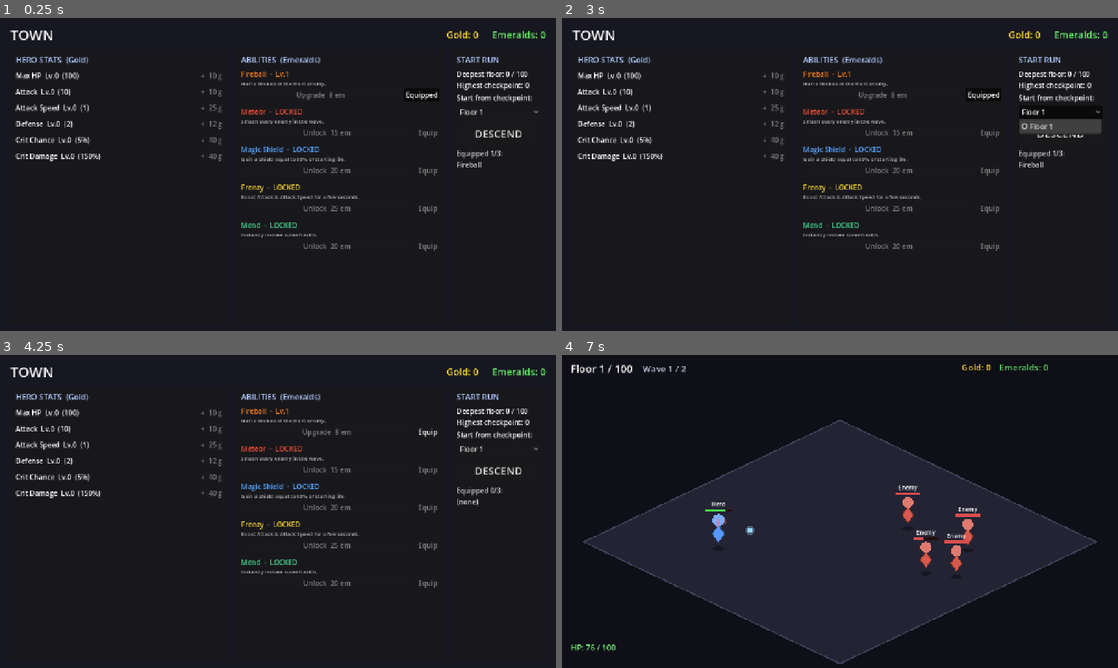
Above: before the commit, frames 1-4 (two rows, left to right).
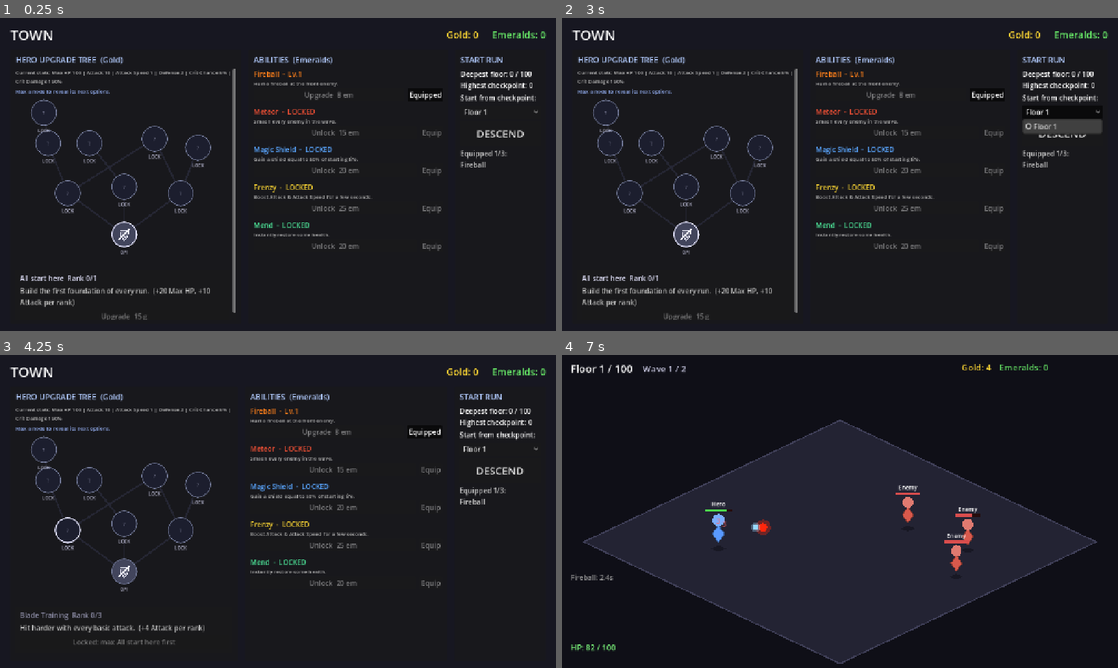
Above: after the commit, the same moments.

Repository: nalgorry/incremental_game
Game: Godot game, scene res://scenes/Main.tscn
The game is run twice, just before and just after one commit, with the same random seed, the same clock (stepped at 60 frames per second) and the same inputs.
Inputs (mouse positions are in pixels of both pictures, inside the frame that each line leads up to):
- Up to frame 1 (0.25 s): no input
- Up to frame 2 (3 s): click "Equipped" at 0.5 s; click "Equip" at 1.25 s; click (684, 233) at 2.02 s; click "Floor 1" at 2.75 s
- Up to frame 3 (4.25 s): click "Equipped" (after the commit: "?") at 3.5 s
- Up to frame 4 (7 s): click "DESCEND" at 4.25 s

The runs differ from the first frame. In frame 1, 7.1% of the frame differs, in the area x 2-97%, y 12-97%; in frame 2, 7.1%; in frame 3, 6.5%; in frame 4, 0.5%.

Commit message:
Add visual hero upgrade tree
Replace flat Gold stat upgrades with a visual limited-rank tree, support mixed-stat and special-effect nodes, and add Double Spell as a Quick Casting follow-up.

Co-authored-by: Cursor <cursoragent@cursor.com>

Diff:
--- a/scripts/Database.gd
+++ b/scripts/Database.gd
@@ -5,8 +5,7 @@
 
 # ---------------------------------------------------------------------------
 # HERO STATS
-# value(level)  = base + growth * level
-# cost(level)   = ceil(cost_base * cost_growth ^ level)   (Gold)
+# Base values plus any bonuses from the hero upgrade tree.
 # "percent" stats are displayed as XX% in the UI.
 # ---------------------------------------------------------------------------
 const STATS := {
@@ -45,6 +44,77 @@
 		"base": 1.5, "growth": 0.10,
 		"cost_base": 40, "cost_growth": 1.25,
 		"percent": true,
+	},
+}
+
+# ---------------------------------------------------------------------------
+# HERO UPGRADE TREE (Gold)
+# Nodes have limited ranks. A child appears only when every listed parent is
+# maxed. This keeps the Town UI data-driven as the tree grows.
+# ---------------------------------------------------------------------------
+const UPGRADE_TREE := {
+	"foundation": {
+		"name": "All start here", "order": 0, "tier": 0,
+		"desc": "Build the first foundation of every run.",
+		"bonuses": {"max_hp": 20.0, "attack": 10.0},
+		"max_ranks": 1, "cost_base": 15, "cost_growth": 1.35,
+		"parents": [],
+	},
+	"blade_training": {
+		"name": "Blade Training", "order": 10, "tier": 1,
+		"desc": "Hit harder with every basic attack.",
+		"stat": "attack", "bonus_per_rank": 4.0,
+		"max_ranks": 3, "cost_base": 35, "cost_growth": 1.4,
+		"parents": ["foundation"],
+	},
+	"iron_skin": {
+		"name": "Iron Skin", "order": 11, "tier": 1,
+		"desc": "Reduce incoming damage.",
+		"stat": "defense", "bonus_per_rank": 1.5,
+		"max_ranks": 3, "cost_base": 30, "cost_growth": 1.4,
+		"parents": ["foundation"],
+	},
+	"quick_casting": {
+		"name": "Quick Casting", "order": 12, "tier": 1,
+		"desc": "Attack faster while abilities cycle.",
+		"stat": "attack_speed", "bonus_per_rank": 0.08,
+		"max_ranks": 2, "cost_base": 45, "cost_growth": 1.45,
+		"parents": ["foundation"],
+	},
+	"double_spell": {
+		"name": "Double Spell", "order": 13, "tier": 2,
+		"desc": "Abilities can immediately cast a second time.",
+		"chance_by_rank": [0.10, 0.15, 0.25],
+		"max_ranks": 3, "cost_base": 95, "cost_growth": 1.55,
+		"parents": ["quick_casting"],
+	},
+	"vital_reserves": {
+		"name": "Vital Reserves", "order": 20, "tier": 2,
+		"desc": "A deeper health pool for long runs.",
+		"stat": "max_hp", "bonus_per_rank": 45.0,
+		"max_ranks": 3, "cost_base": 90, "cost_growth": 1.5,
+		"parents": ["iron_skin"],
+	},
+	"precise_strikes": {
+		"name": "Precise Strikes", "order": 21, "tier": 2,
+		"desc": "Improve critical hit chance.",
+		"stat": "crit_chance", "bonus_per_rank": 0.02,
+		"max_ranks": 3, "cost_base": 110, "cost_growth": 1.55,
+		"parents": ["blade_training"],
+	},
+	"crushing_criticals": {
+		"name": "Crushing Criticals", "order": 30, "tier": 3,
+		"desc": "Critical hits deal more damage.",
+		"stat": "crit_damage", "bonus_per_rank": 0.15,
+		"max_ranks": 3, "cost_base": 220, "cost_growth": 1.6,
+		"parents": ["precise_strikes"],
+	},
+	"battle_rhythm": {
+		"name": "Battle Rhythm", "order": 31, "tier": 3,
+		"desc": "Blend speed and power.",
+		"stat": "attack_speed", "bonus_per_rank": 0.12,
+		"max_ranks": 2, "cost_base": 240, "cost_growth": 1.65,
+		"parents": ["quick_casting", "blade_training"],
 	},
 }
 
@@ -126,6 +196,10 @@
 static func stat_cost(id: String, level: int) -> int:
 	var d: Dictionary = STATS[id]
 	return int(ceil(d.cost_base * pow(d.cost_growth, level)))
+
+static func upgrade_node_cost(id: String, rank: int) -> int:
+	var d: Dictionary = UPGRADE_TREE[id]
+	return int(ceil(d.cost_base * pow(d.cost_growth, rank)))
 
 static func format_stat(id: String, value: float) -> String:
 	var d: Dictionary = STATS[id]
--- a/scripts/Dungeon.gd
+++ b/scripts/Dungeon.gd
@@ -292,7 +292,16 @@
 		ab.timer += delta
 		if ab.timer >= ab.cooldown:
 			if _try_cast(ab):
+				_try_double_spell(ab)
 				ab.timer = 0.0
+
+
+func _try_double_spell(ab: Dictionary) -> void:
+	var chance := GameState.double_spell_chance()
+	if chance <= 0.0 or randf() >= chance:
+		return
+	if _try_cast(ab):
+		_spawn_text(hero.position + Vector2(0, -70), "Double Spell!", Color(0.65, 0.85, 1.0), true)
 
 
 func _try_cast(ab: Dictionary) -> bool:
--- a/scripts/GameState.gd
+++ b/scripts/GameState.gd
@@ -11,8 +11,11 @@
 var gold: int = 0
 var emeralds: int = 0
 
-# stat_id -> level (int). Missing key == level 0.
+# Legacy flat stat upgrades from older saves. New purchases use upgrade_node_ranks.
 var stat_levels: Dictionary = {}
+
+# upgrade_node_id -> rank (int). Missing key == rank 0.
+var upgrade_node_ranks: Dictionary = {}
 
 # ability_id -> level (int >= 1). Presence of key == unlocked.
 var ability_levels: Dictionary = {}
@@ -47,7 +50,17 @@
 	return int(stat_levels.get(id, 0))
 
 func get_stat_value(id: String) -> float:
-	return Database.stat_value(id, get_stat_level(id))
+	var value := Database.stat_value(id, get_stat_level(id))
+	for node_id in Database.UPGRADE_TREE.keys():
+		var node: Dictionary = Database.UPGRADE_TREE[node_id]
+		var rank := float(get_upgrade_node_rank(node_id))
+		if node.has("bonuses"):
+			var bonuses: Dictionary = node.bonuses
+			if bonuses.has(id):
+				value += float(bonuses[id]) * rank
+		elif node.has("stat") and String(node.stat) == id:
+			value += float(node.bonus_per_rank) * rank
+	return value
 
 func stat_upgrade_cost(id: String) -> int:
 	return Database.stat_cost(id, get_stat_level(id))
@@ -64,6 +77,47 @@
 	currencies_changed.emit()
 	save_game()
 	return true
+
+func get_upgrade_node_rank(id: String) -> int:
+	return int(upgrade_node_ranks.get(id, 0))
+
+func is_upgrade_node_complete(id: String) -> bool:
+	var node: Dictionary = Database.UPGRADE_TREE[id]
+	return get_upgrade_node_rank(id) >= int(node.max_ranks)
+
+func is_upgrade_node_visible(id: String) -> bool:
+	var node: Dictionary = Database.UPGRADE_TREE[id]
+	for parent_id in node.parents:
+		if not is_upgrade_node_complete(String(parent_id)):
+			return false
+	return true
+
+func upgrade_node_cost(id: String) -> int:
+	return Database.upgrade_node_cost(id, get_upgrade_node_rank(id))
+
+func can_upgrade_node(id: String) -> bool:
+	if not is_upgrade_node_visible(id) or is_upgrade_node_complete(id):
+		return false
+	return gold >= upgrade_node_cost(id)
+
+func upgrade_tree_node(id: String) -> bool:
+	if not can_upgrade_node(id):
+		return false
+	var cost := upgrade_node_cost(id)
+	gold -= cost
+	upgrade_node_ranks[id] = get_upgrade_node_rank(id) + 1
+	currencies_changed.emit()
+	save_game()
+	return true
+
+func double_spell_chance() -> float:
+	var rank := get_upgrade_node_rank("double_spell")
+	if rank <= 0:
+		return 0.0
+	var node: Dictionary = Database.UPGRADE_TREE["double_spell"]
+	var chances: Array = node["chance_by_rank"]
+	var index := clampi(rank, 1, chances.size()) - 1
+	return float(chances[index])
 
 
 # --- Abilities -------------------------------------------------------------
@@ -137,6 +191,7 @@
 		"gold": gold,
 		"emeralds": emeralds,
 		"stat_levels": stat_levels,
+		"upgrade_node_ranks": upgrade_node_ranks,
 		"ability_levels": ability_levels,
 		"equipped": equipped,
 		"highest_checkpoint": highest_checkpoint,
@@ -169,6 +224,7 @@
 	gold = int(data.get("gold", 0))
 	emeralds = int(data.get("emeralds", 0))
 	stat_levels = data.get("stat_levels", {})
+	upgrade_node_ranks = data.get("upgrade_node_ranks", {})
 	ability_levels = data.get("ability_levels", {})
 	equipped = []
 	for a in data.get("equipped", []):
@@ -182,6 +238,7 @@
 	gold = 0
 	emeralds = 0
 	stat_levels = {}
+	upgrade_node_ranks = {}
 	ability_levels = {}
 	equipped = []
 	highest_checkpoint = 0
--- a/scripts/Town.gd
+++ b/scripts/Town.gd
@@ -11,6 +11,7 @@
 var _equipped_label: Label
 var _checkpoint_option: OptionButton
 var _progress_label: Label
+var _selected_upgrade_node: String = "foundation"
 
 
 func _ready() -> void:
@@ -72,7 +73,7 @@
 	columns.add_theme_constant_override("separation", 16)
 	root.add_child(columns)
 
-	_stats_list = _make_column(columns, "HERO STATS  (Gold)", 0.42)
+	_stats_list = _make_column(columns, "HERO UPGRADE TREE  (Gold)", 0.42)
 	_abilities_list = _make_column(columns, "ABILITIES  (Emeralds)", 0.40)
 	var run_col := _make_column(columns, "START RUN", 0.18)
 	_build_run_column(run_col)
@@ -155,29 +156,298 @@
 func _rebuild_stats() -> void:
 	for c in _stats_list.get_children():
 		c.queue_free()
+
+	var summary := Label.new()
+	summary.text = "Current stats: %s" % _current_stats_text()
+	summary.autowrap_mode = TextServer.AUTOWRAP_WORD_SMART
+	summary.add_theme_font_size_override("font_size", 12)
+	summary.add_theme_color_override("font_color", Color(0.75, 0.75, 0.75))
+	_stats_list.add_child(summary)
+
+	var hint := Label.new()
+	hint.text = "Max a node to reveal its next options."
+	hint.add_theme_font_size_override("font_size", 12)
+	hint.add_theme_color_override("font_color", Color(0.55, 0.65, 0.9))
+	_stats_list.add_child(hint)
+
+	var graph := Control.new()
+	graph.custom_minimum_size = Vector2(500, 390)
+	graph.size_flags_horizontal = Control.SIZE_EXPAND_FILL
+	_stats_list.add_child(graph)
+	_build_upgrade_tree_graph(graph)
+	_build_upgrade_node_details()
+
+
+func _build_upgrade_tree_graph(graph: Control) -> void:
+	var positions := _upgrade_node_positions()
+	var ids := Database.UPGRADE_TREE.keys()
+	ids.sort_custom(func(a, b): return Database.UPGRADE_TREE[a].order < Database.UPGRADE_TREE[b].order)
+
+	# Draw parent links first so circular node buttons sit above them.
+	for id in ids:
+		var node: Dictionary = Database.UPGRADE_TREE[id]
+		for parent_id in node.parents:
+			var parent := String(parent_id)
+			var line := Line2D.new()
+			line.points = PackedVector2Array([positions[parent], positions[id]])
+			line.width = 4.0
+			line.default_color = _node_link_color(parent, id)
+			graph.add_child(line)
+
+	for id in ids:
+		var d: Dictionary = Database.UPGRADE_TREE[id]
+		var visible: bool = GameState.is_upgrade_node_visible(id)
+		var complete: bool = GameState.is_upgrade_node_complete(id)
+		var selected: bool = String(id) == _selected_upgrade_node
+		var btn := Button.new()
+		btn.text = _node_short_label(id) if visible else "?"
+		btn.position = positions[id] - Vector2(30, 30)
+		btn.size = Vector2(60, 60)
+		btn.tooltip_text = d.name
+		btn.add_theme_font_size_override("font_size", 12)
+		btn.add_theme_stylebox_override("normal", _node_style(_node_color(id), selected))
+		btn.add_theme_stylebox_override("hover", _node_style(_node_color(id).lightened(0.15), true))
+		btn.add_theme_stylebox_override("pressed", _node_style(_node_color(id).darkened(0.1), true))
+		btn.add_theme_color_override("font_color", Color(0.95, 0.95, 1.0) if visible else Color(0.45, 0.45, 0.55))
+		btn.pressed.connect(func(): _select_upgrade_node(id))
+		graph.add_child(btn)
+		_add_upgrade_node_icon(graph, id, positions[id], visible)
+
+		var rank_label := Label.new()
+		rank_label.text = "%d/%d" % [GameState.get_upgrade_node_rank(id), int(d.max_ranks)] if visible else "LOCK"
+		rank_label.horizontal_alignment = HORIZONTAL_ALIGNMENT_CENTER
+		rank_label.add_theme_font_size_override("font_size", 10)
+		rank_label.add_theme_color_override("font_color", Color(0.6, 0.95, 0.6) if complete else Color(0.75, 0.75, 0.85))
+		rank_label.position = positions[id] + Vector2(-32, 34)
+		rank_label.size = Vector2(64, 16)
+		graph.add_child(rank_label)
+
+
+func _build_upgrade_node_details() -> void:
+	if not Database.UPGRADE_TREE.has(_selected_upgrade_node):
+		_selected_upgrade_node = "foundation"
+	var id := _selected_upgrade_node
+	var d: Dictionary = Database.UPGRADE_TREE[id]
+	var visible := GameState.is_upgrade_node_visible(id)
+	var rank := GameState.get_upgrade_node_rank(id)
+	var max_ranks := int(d.max_ranks)
+
+	var panel := PanelContainer.new()
+	_stats_list.add_child(panel)
+
+	var margin := MarginContainer.new()
+	margin.add_theme_constant_override("margin_left", 10)
+	margin.add_theme_constant_override("margin_right", 10)
+	margin.add_theme_constant_override("margin_top", 8)
+	margin.add_theme_constant_override("margin_bottom", 8)
+	panel.add_child(margin)
+
+	var box := VBoxContainer.new()
+	box.add_theme_constant_override("separation", 6)
+	margin.add_child(box)
+
+	var title := Label.new()
+	title.text = "%s  Rank %d/%d" % [d.name, rank, max_ranks]
+	title.add_theme_font_size_override("font_size", 16)
+	title.add_theme_color_override("font_color", Color(0.9, 0.9, 1.0) if visible else Color(0.55, 0.55, 0.65))
+	box.add_child(title)
+
+	var desc := Label.new()
+	desc.text = d.desc + "  " + _node_bonus_text(id)
+	desc.autowrap_mode = TextServer.AUTOWRAP_WORD_SMART
+	desc.add_theme_color_override("font_color", Color(0.75, 0.75, 0.75))
+	box.add_child(desc)
+
+	var btn := Button.new()
+	if not visible:
+		btn.text = "Locked: max %s first" % _required_parent_names(id)
+		btn.disabled = true
+	elif GameState.is_upgrade_node_complete(id):
+		btn.text = "Complete"
+		btn.disabled = true
+	else:
+		btn.text = "Upgrade  %d g" % GameState.upgrade_node_cost(id)
+		btn.disabled = not GameState.can_upgrade_node(id)
+	btn.pressed.connect(func(): GameState.upgrade_tree_node(id))
+	box.add_child(btn)
+
+
+func _current_stats_text() -> String:
+	var parts: Array[String] = []
 	var ids := Database.STATS.keys()
 	ids.sort_custom(func(a, b): return Database.STATS[a].order < Database.STATS[b].order)
 	for id in ids:
 		var d: Dictionary = Database.STATS[id]
-		var lvl := GameState.get_stat_level(id)
-		var val := GameState.get_stat_value(id)
-		var cost := GameState.stat_upgrade_cost(id)
-
-		var row := HBoxContainer.new()
-		row.add_theme_constant_override("separation", 8)
-
-		var info := Label.new()
-		info.size_flags_horizontal = Control.SIZE_EXPAND_FILL
-		info.text = "%s  Lv.%d  (%s)" % [d.name, lvl, Database.format_stat(id, val)]
-		row.add_child(info)
-
-		var btn := Button.new()
-		btn.text = "+  %d g" % cost
-		btn.disabled = not GameState.can_upgrade_stat(id)
-		btn.pressed.connect(func(): GameState.upgrade_stat(id))
-		row.add_child(btn)
-
-		_stats_list.add_child(row)
+		parts.append("%s %s" % [d.name, Database.format_stat(id, GameState.get_stat_value(id))])
+	return " | ".join(parts)
+
+
+func _node_bonus_text(id: String) -> String:
+	var d: Dictionary = Database.UPGRADE_TREE[id]
+	if d.has("chance_by_rank"):
+		var rank := GameState.get_upgrade_node_rank(id)
+		var chances: Array = d["chance_by_rank"]
+		var parts: Array[String] = []
+		for chance in chances:
+			parts.append("%.0f%%" % (float(chance) * 100.0))
+		if rank > 0:
+			var index := clampi(rank, 1, chances.size()) - 1
+			return "(Current: %.0f%% double cast chance; ranks: %s)" % [float(chances[index]) * 100.0, " / ".join(parts)]
+		return "(Ranks: %s double cast chance)" % " / ".join(parts)
+	if d.has("bonuses"):
+		var bonuses: Dictionary = d.bonuses
+		var parts: Array[String] = []
+		var stat_ids := bonuses.keys()
+		stat_ids.sort_custom(func(a, b): return Database.STATS[a].order < Database.STATS[b].order)
+		for stat_id_raw in stat_ids:
+			var stat_id := String(stat_id_raw)
+			var stat: Dictionary = Database.STATS[stat_id]
+			var formatted := Database.format_stat(stat_id, float(bonuses[stat_id]))
+			if stat.percent:
+				parts.append("+%s" % formatted)
+			else:
+				parts.append("+%s %s" % [formatted, stat.name])
+		return "(%s per rank)" % ", ".join(parts)
+	var stat_id := String(d.stat)
+	var stat: Dictionary = Database.STATS[stat_id]
+	var value := float(d.bonus_per_rank)
+	var formatted := Database.format_stat(stat_id, value)
+	if stat.percent:
+		return "(+%s per rank)" % formatted
+	return "(+%s %s per rank)" % [formatted, stat.name]
+
+
+func _select_upgrade_node(id: String) -> void:
+	_selected_upgrade_node = id
+	_refresh()
+
+
+func _upgrade_node_positions() -> Dictionary:
+	return {
+		"foundation": Vector2(250, 315),
+		"blade_training": Vector2(120, 220),
+		"iron_skin": Vector2(250, 205),
+		"quick_casting": Vector2(380, 220),
+		"double_spell": Vector2(420, 115),
+		"vital_reserves": Vector2(170, 105),
+		"precise_strikes": Vector2(75, 105),
+		"crushing_criticals": Vector2(65, 35),
+		"battle_rhythm": Vector2(320, 95),
+	}
+
+
+func _node_short_label(id: String) -> String:
+	match id:
+		"foundation":
+			return ""
+		"blade_training":
+			return "ATK"
+		"iron_skin":
+			return "DEF"
+		"quick_casting":
+			return "SPD"
+		"double_spell":
+			return "2x"
+		"vital_reserves":
+			return "VIT"
+		"precise_strikes":
+			return "CR%"
+		"crushing_criticals":
+			return "CRx"
+		"battle_rhythm":
+			return "RHY"
+	return "?"
+
+
+func _add_upgrade_node_icon(graph: Control, id: String, pos: Vector2, visible: bool) -> void:
+	if id != "foundation":
+		return
+	var color := Color(0.95, 0.95, 1.0) if visible else Color(0.45, 0.45, 0.55)
+
+	var shield := Polygon2D.new()
+	shield.polygon = PackedVector2Array([
+		pos + Vector2(-10, -9),
+		pos + Vector2(10, -9),
+		pos + Vector2(8, 4),
+		pos + Vector2(0, 14),
+		pos + Vector2(-8, 4),
+	])
+	shield.color = Color(color.r, color.g, color.b, 0.22)
+	graph.add_child(shield)
+
+	var shield_outline := Line2D.new()
+	shield_outline.points = PackedVector2Array([
+		pos + Vector2(-10, -9),
+		pos + Vector2(10, -9),
+		pos + Vector2(8, 4),
+		pos + Vector2(0, 14),
+		pos + Vector2(-8, 4),
+		pos + Vector2(-10, -9),
+	])
+	shield_outline.width = 2.0
+	shield_outline.default_color = color
+	graph.add_child(shield_outline)
+
+	var sword := Line2D.new()
+	sword.points = PackedVector2Array([
+		pos + Vector2(-13, 12),
+		pos + Vector2(12, -13),
+	])
+	sword.width = 3.0
+	sword.default_color = color
+	graph.add_child(sword)
+
+	var guard := Line2D.new()
+	guard.points = PackedVector2Array([
+		pos + Vector2(-2, 3),
+		pos + Vector2(6, 11),
+	])
+	guard.width = 2.0
+	guard.default_color = color
+	graph.add_child(guard)
+
+
+func _node_color(id: String) -> Color:
+	if not GameState.is_upgrade_node_visible(id):
+		return Color(0.11, 0.12, 0.18)
+	if GameState.is_upgrade_node_complete(id):
+		return Color(0.15, 0.48, 0.28)
+	if GameState.can_upgrade_node(id):
+		return Color(0.28, 0.42, 0.9)
+	return Color(0.26, 0.27, 0.36)
+
+
+func _node_style(color: Color, highlighted: bool) -> StyleBoxFlat:
+	var style := StyleBoxFlat.new()
+	style.bg_color = color
+	style.border_color = Color(0.9, 0.9, 1.0) if highlighted else Color(0.45, 0.48, 0.6)
+	style.border_width_left = 3 if highlighted else 2
+	style.border_width_right = 3 if highlighted else 2
+	style.border_width_top = 3 if highlighted else 2
+	style.border_width_bottom = 3 if highlighted else 2
+	style.corner_radius_top_left = 60
+	style.corner_radius_top_right = 60
+	style.corner_radius_bottom_left = 60
+	style.corner_radius_bottom_right = 60
+	return style
+
+
+func _node_link_color(parent_id: String, child_id: String) -> Color:
+	if GameState.is_upgrade_node_visible(child_id):
+		return Color(0.72, 0.75, 0.86, 0.85)
+	if GameState.is_upgrade_node_complete(parent_id):
+		return Color(0.38, 0.45, 0.75, 0.55)
+	return Color(0.17, 0.18, 0.25, 0.65)
+
+
+func _required_parent_names(id: String) -> String:
+	var d: Dictionary = Database.UPGRADE_TREE[id]
+	var names: Array[String] = []
+	for parent_id in d.parents:
+		var parent := String(parent_id)
+		if not GameState.is_upgrade_node_complete(parent):
+			names.append(Database.UPGRADE_TREE[parent].name)
+	return ", ".join(names)
 
 
 func _rebuild_abilities() -> void:
Not shown, changed: README.md
